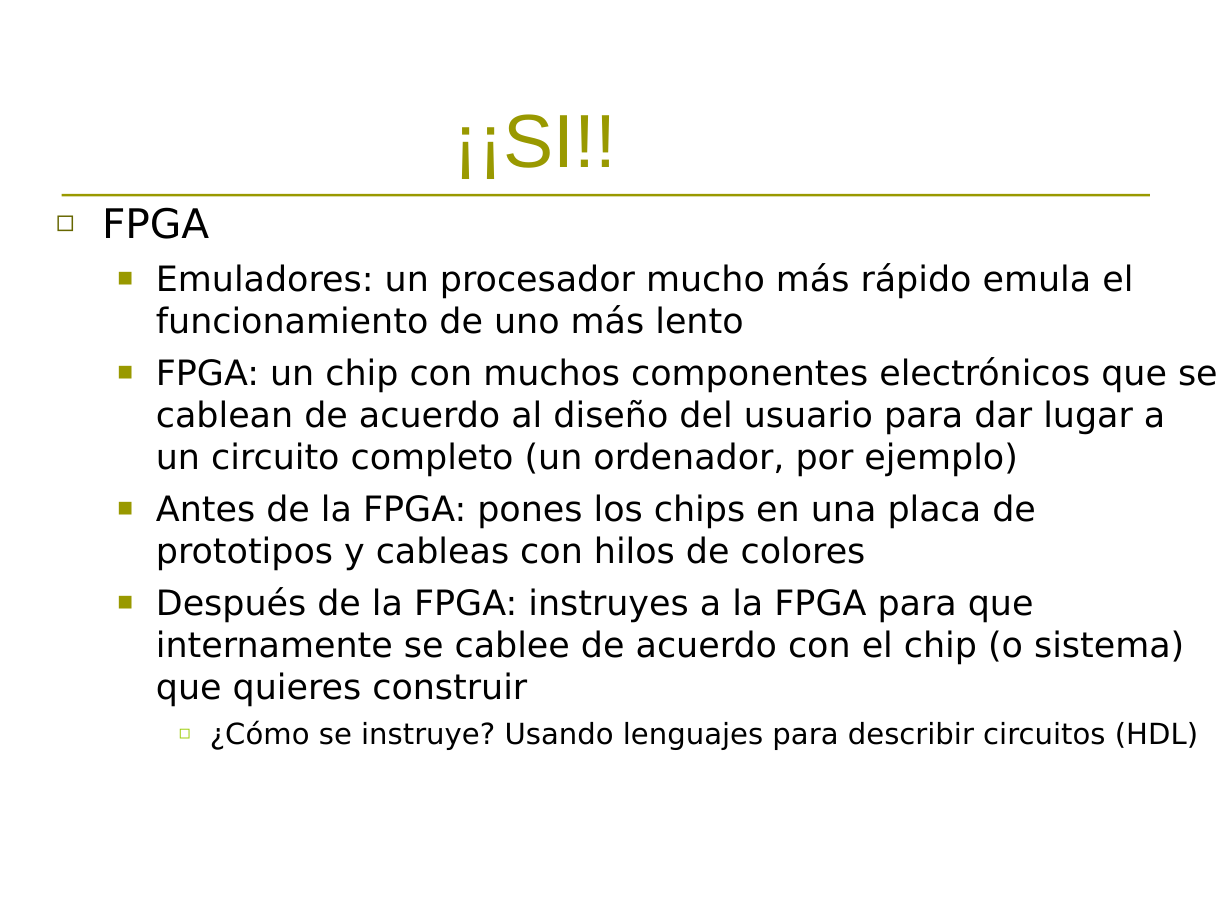
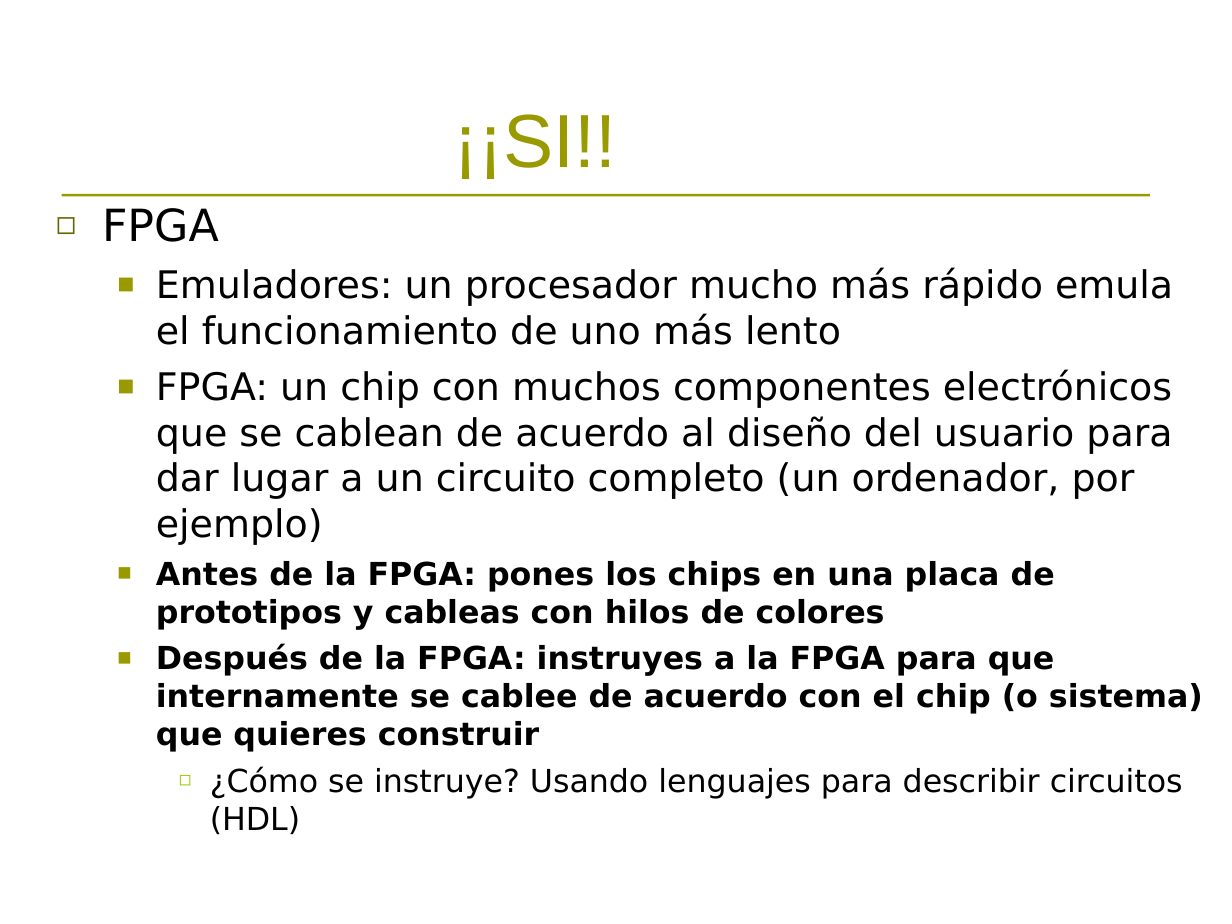
Before and after one commit to sadman/zxuno-mirror, a slide deck: slide 13 of varios/presentacion_zxuno_retrosevilla.ppt (slide 12 before the commit). Drawn at 1232x924 pixels with LibreOffice and Linux fonts; fonts in the diff are those of the drawing; background and template pictures are left out. Boxes give left, top, right and bottom in pixels: in the first picture for what was removed or moved away, otherwise in the second. Text is boxed around its words. In the diff, an @@ line names an element or a change of style, - is before the commit and + after.

```diff
--- a/varios/presentacion_zxuno_retrosevilla.ppt
+++ b/varios/presentacion_zxuno_retrosevilla.ppt
@@ text "FPGA" at (x1=102, y1=208, x2=1203, y2=799): size 23.8 to 25.9 pt in "FPGA"; size 20.4 to 22.2 pt in "Emuladores: un procesador mucho más rápido emula ...", "FPGA: un chip con muchos componentes electrónicos ..."; size 20.4 to 18.5 pt, bold on in "Antes de la FPGA: pones los chips ...", "Después de la FPGA: instruyes a la ..."; size 17 to 18.5 pt in "¿Cómo se instruye? Usando lenguajes para describir ..."; less space between paragraphs @@
```
Also in this commit, not shown: 5 other slides changed, 2 slides added, 1 other file.
